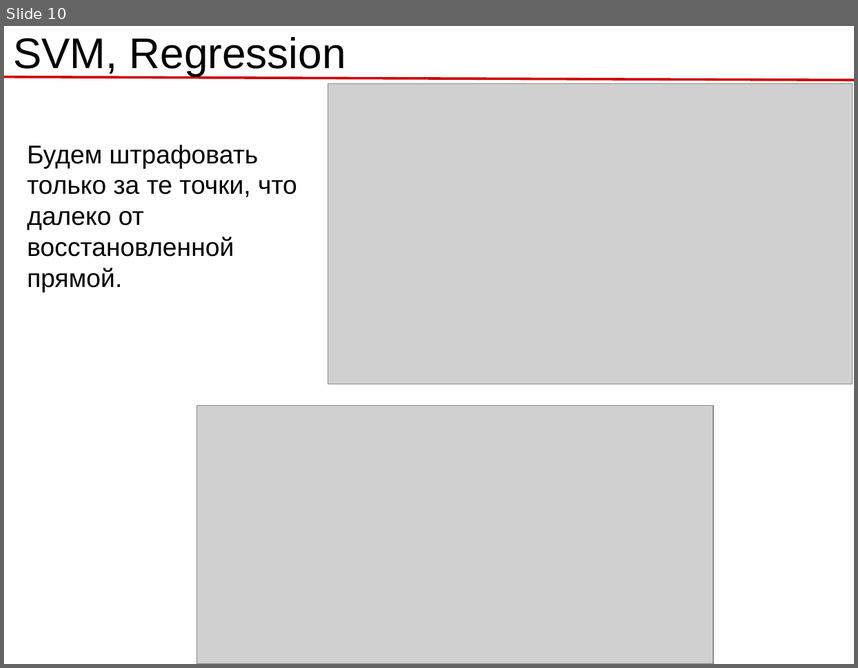
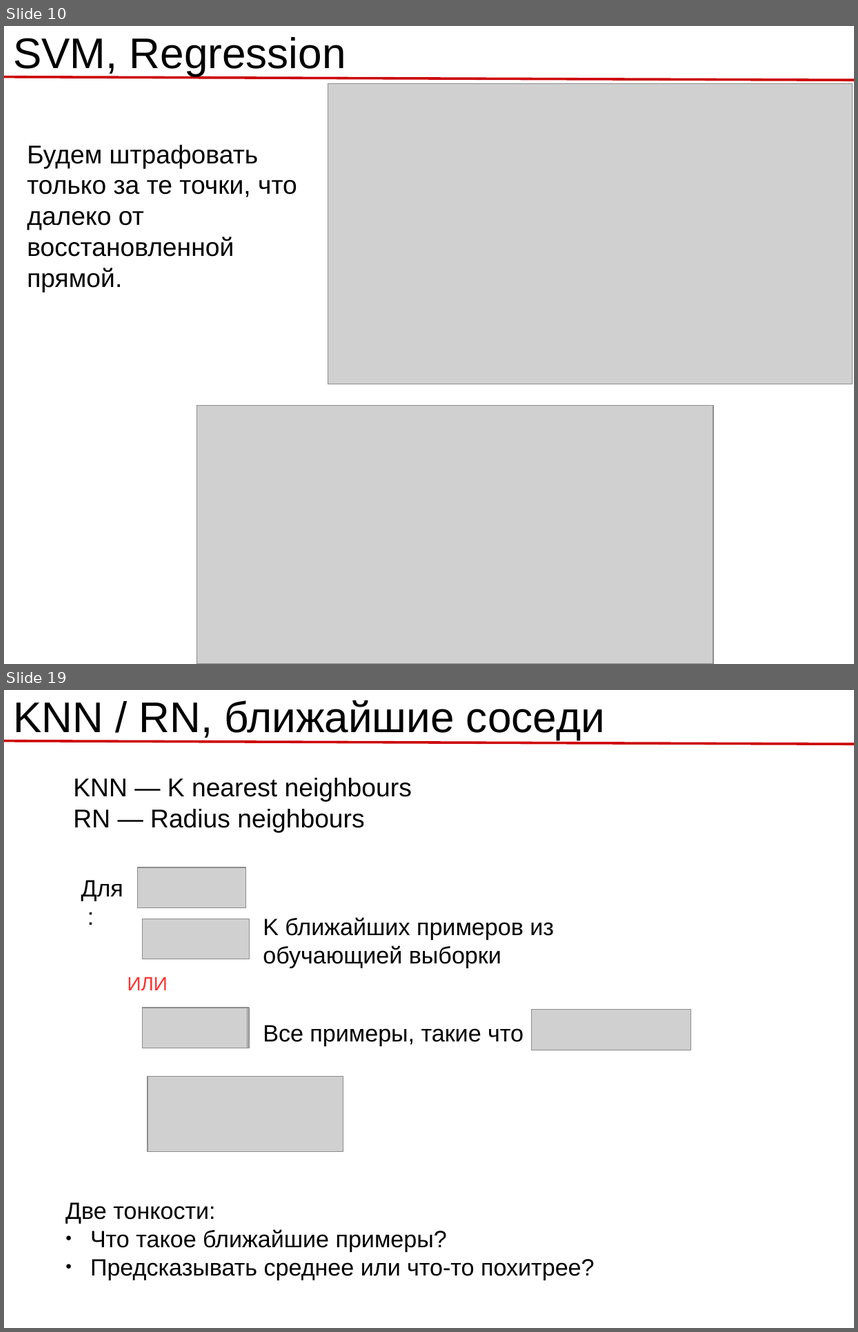
Before and after one commit to rykachevskiy/239, a slide deck: 4.Other_ml_models/4.1_Models.odp. Shown one above the other, each under a label of ours: slide 10 before the commit, slides 10 and 19 after it; the slides between them are not shown. The pictures are 858x668 and 858x1332 pixels, drawn with LibreOffice and Linux fonts; fonts in the diff are those of the drawing; grey boxes stand for pictures; background and template pictures are left out. Boxes give left, top, right and bottom in pixels: in the first picture for what was removed or moved away, otherwise in the second. Text is boxed around its words. In the diff, an @@ line names an element or a change of style, - is before the commit and + after.

```diff
--- a/4.Other_ml_models/4.1_Models.odp
+++ b/4.Other_ml_models/4.1_Models.odp
@@ slide 19 added at [4,690,854,1328], background #FFFFFF; not listed: 1 template element that a slide beside it also shows @@
@@ title added at [13,700,605,740], 40 pt, text #000000 @@
+KNN / RN, ближайшие соседи
@@ text added at [73,778,412,832], 24 pt, text #000000 @@
+KNN — K nearest neighbours
+RN — Radius neighbours
@@ picture added at [137,867,246,907] @@
@@ text added at [81,880,123,900], 22 pt, text #000000 @@
+Для :
@@ text added at [263,917,554,968], 22 pt, text #000000 @@
+K ближайших примеров из обучающией выборки
@@ picture added at [142,918,248,958] @@
@@ text added at [128,976,168,990], 18 pt, text #FF3333 @@
+ИЛИ
@@ picture added at [142,1008,248,1048] @@
@@ picture added at [142,1008,247,1048] @@
@@ picture added at [532,1009,691,1050] @@
@@ text added at [263,1025,524,1045], 22 pt, text #000000 @@
+Все примеры, такие что
@@ picture added at [148,1076,343,1152] @@
@@ text added at [65,1202,595,1279], 22 pt, text #000000 @@
+Две тонкости:
+● Что такое ближайшие примеры?
+● Предсказывать среднее или что-то похитрее?
```
Also in this commit, not shown: 1 slide changed, 13 other slides added, 1 slide removed, 9 other files.
